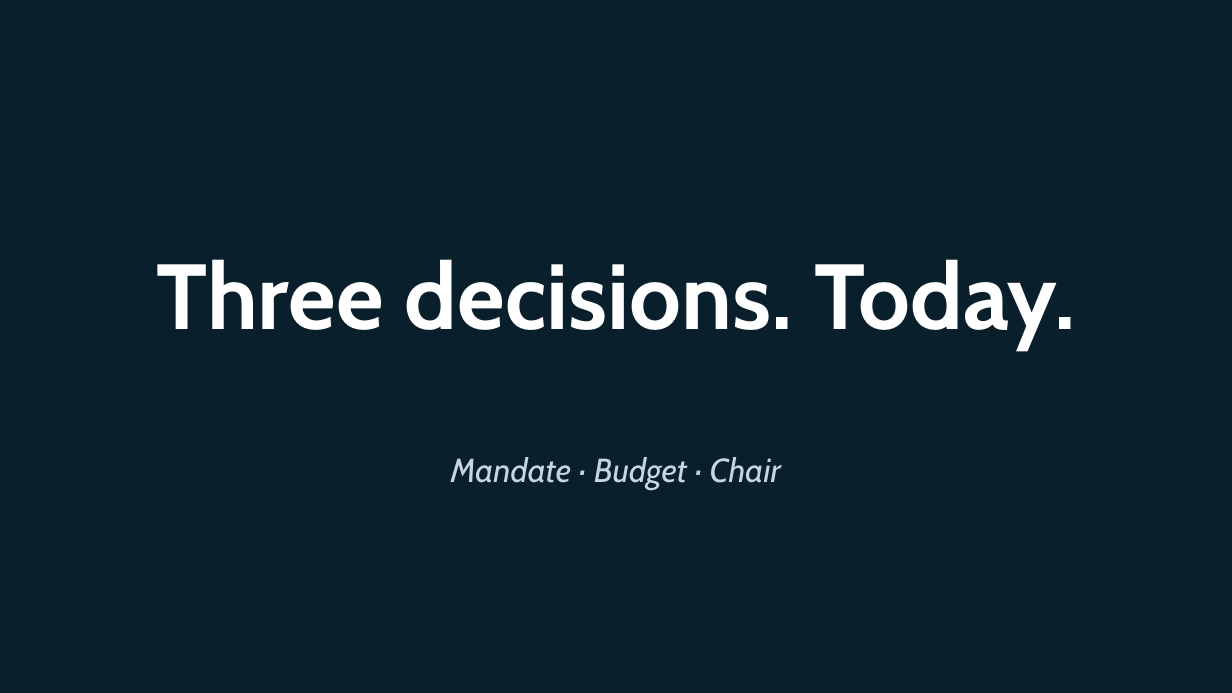
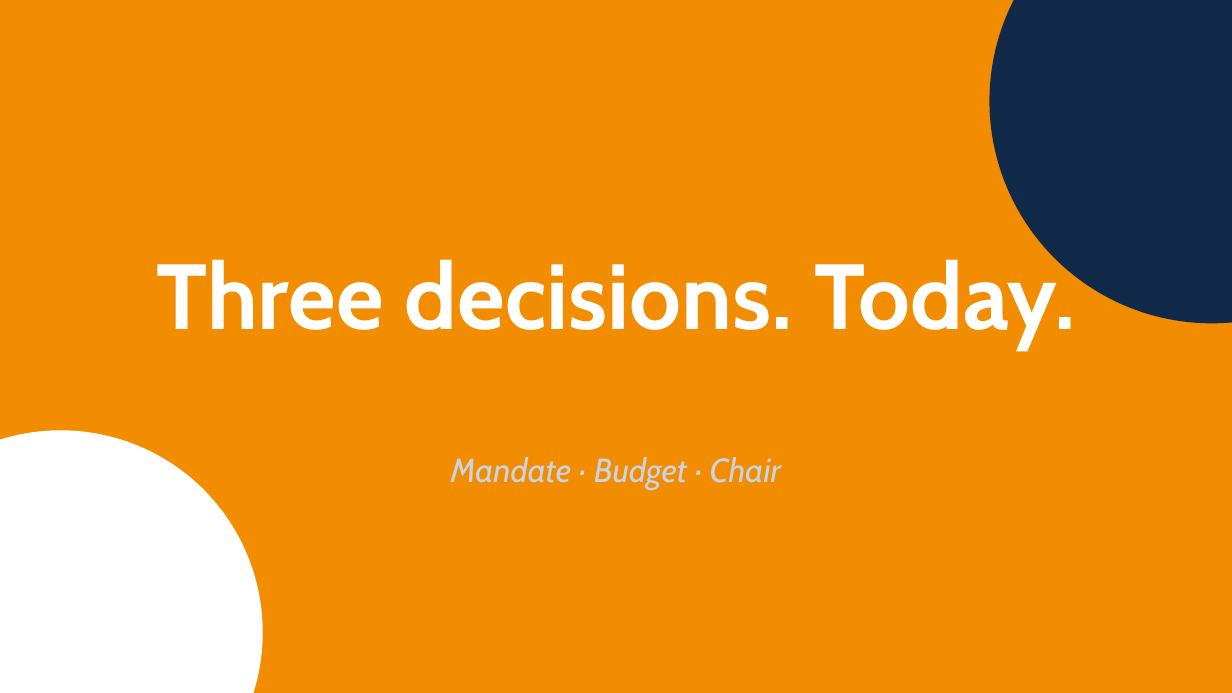
Before and after one commit to EtienneSIG/AMA_Project, a slide deck: slide 21 of Restitution01/build/LearnEU-CXO-Restitution.pptx. Drawn at 1232x693 pixels with LibreOffice and Linux fonts; fonts in the diff are those of the drawing; background and template pictures are left out. Boxes give left, top, right and bottom in pixels: in the first picture for what was removed or moved away, otherwise in the second. Text is boxed around its words. In the diff, an @@ line names an element or a change of style, - is before the commit and + after.

```diff
--- a/Restitution01/build/LearnEU-CXO-Restitution.pptx
+++ b/Restitution01/build/LearnEU-CXO-Restitution.pptx
@@ rectangle added at (x1=0, y1=0, x2=1232, y2=693), fill #F28C00 @@
@@ ellipse added at (x1=990, y1=0, x2=1232, y2=323), fill #122A4A @@
@@ ellipse added at (x1=0, y1=431, x2=262, y2=693), fill #FFFFFF @@
```
Also in this commit, not shown: 6 other slides changed, 21 other files.
